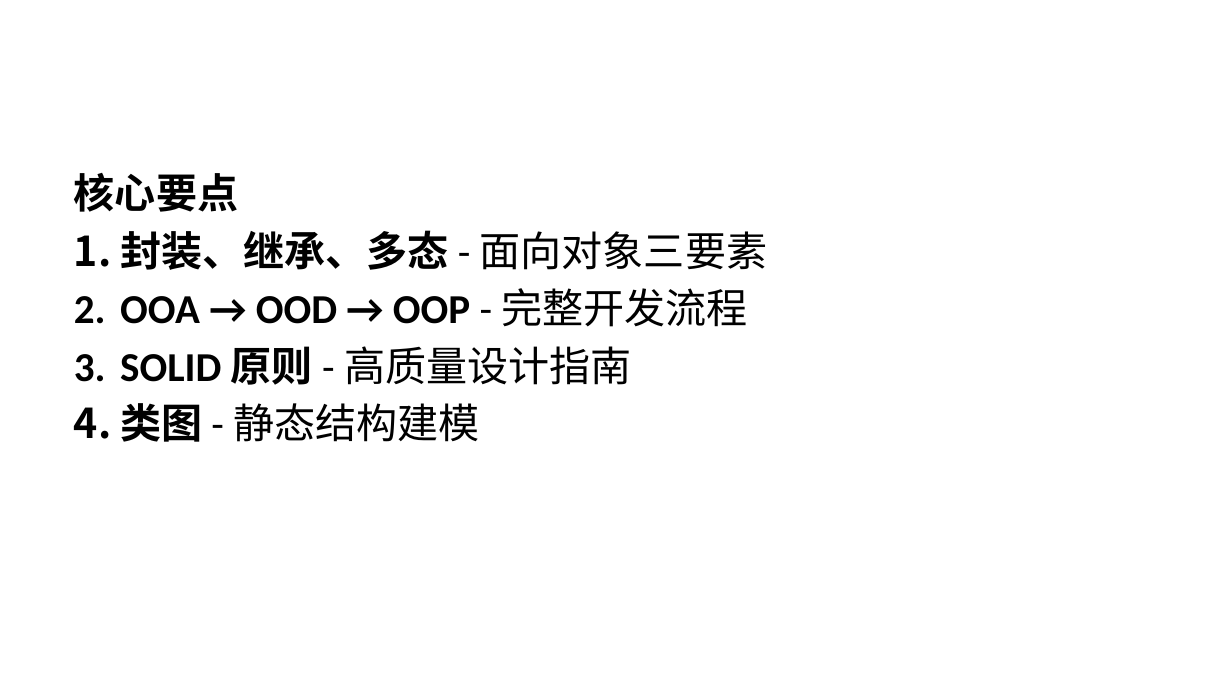
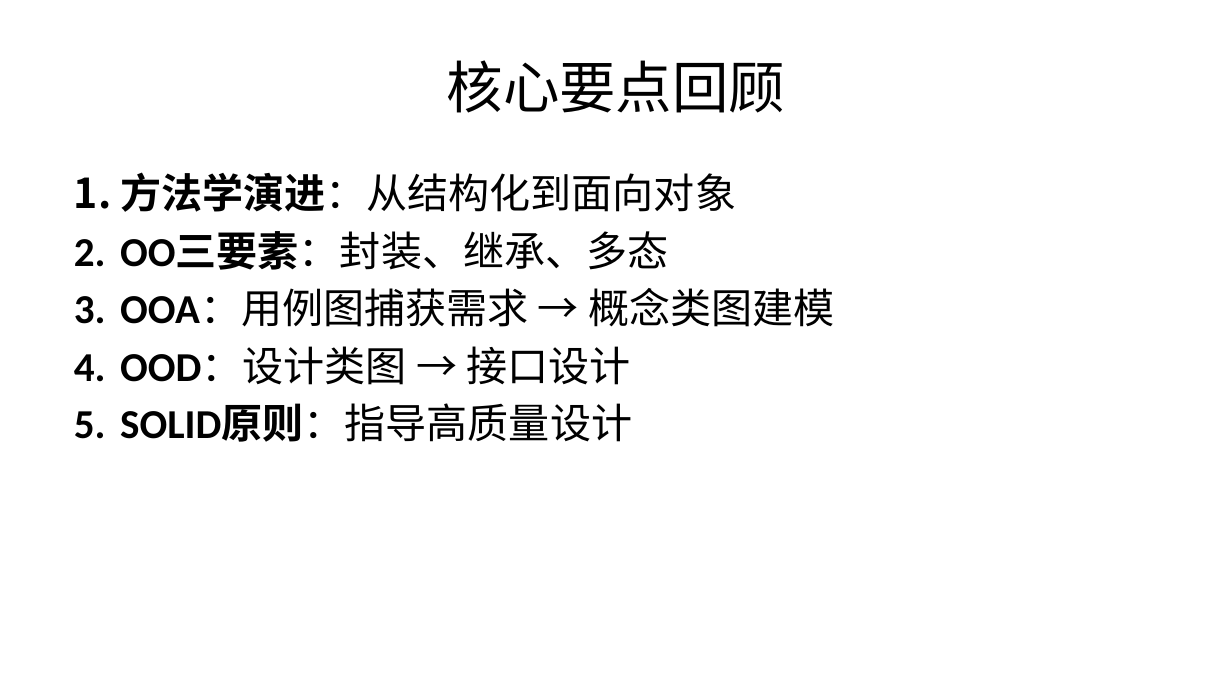
Before and after one commit to yinglichina8848/sqlrustgo-public, a slide deck: slide 49 of docs/教学计划/PPT/第3讲-面向对象分析设计与实现.pptx (slide 29 before the commit). Drawn at 1232x693 pixels with LibreOffice and Linux fonts; fonts in the diff are those of the drawing. Boxes give left, top, right and bottom in pixels: in the first picture for what was removed or moved away, otherwise in the second. Text is boxed around its words. In the diff, an @@ line names an element or a change of style, - is before the commit and + after.

Commit message:
docs: 重新组织第3讲PPT结构 - OOA用用例图→概念类图

```diff
--- a/docs/教学计划/PPT/第3讲-面向对象分析设计与实现.pptx
+++ b/docs/教学计划/PPT/第3讲-面向对象分析设计与实现.pptx
@@ title added at [447, 60, 786, 113], 33 pt, text #000000 @@
+核心要点回顾
@@ text at [120, 172, 834, 442]: text changed; bold off @@
-核心要点
-1. 封装、继承、多态 - 面向对象三要素
-2. OOA → OOD → OOP - 完整开发流程
-3. SOLID 原则 - 高质量设计指南
-4. 类图 - 静态结构建模
+1. 方法学演进：从结构化到面向对象
+2. OO三要素：封装、继承、多态
+3. OOA：用例图捕获需求 → 概念类图建模
+4. OOD：设计类图 → 接口设计
+5. SOLID原则：指导高质量设计
```
Also in this commit, not shown: 17 other slides changed, 34 slides added, 13 slides removed.
